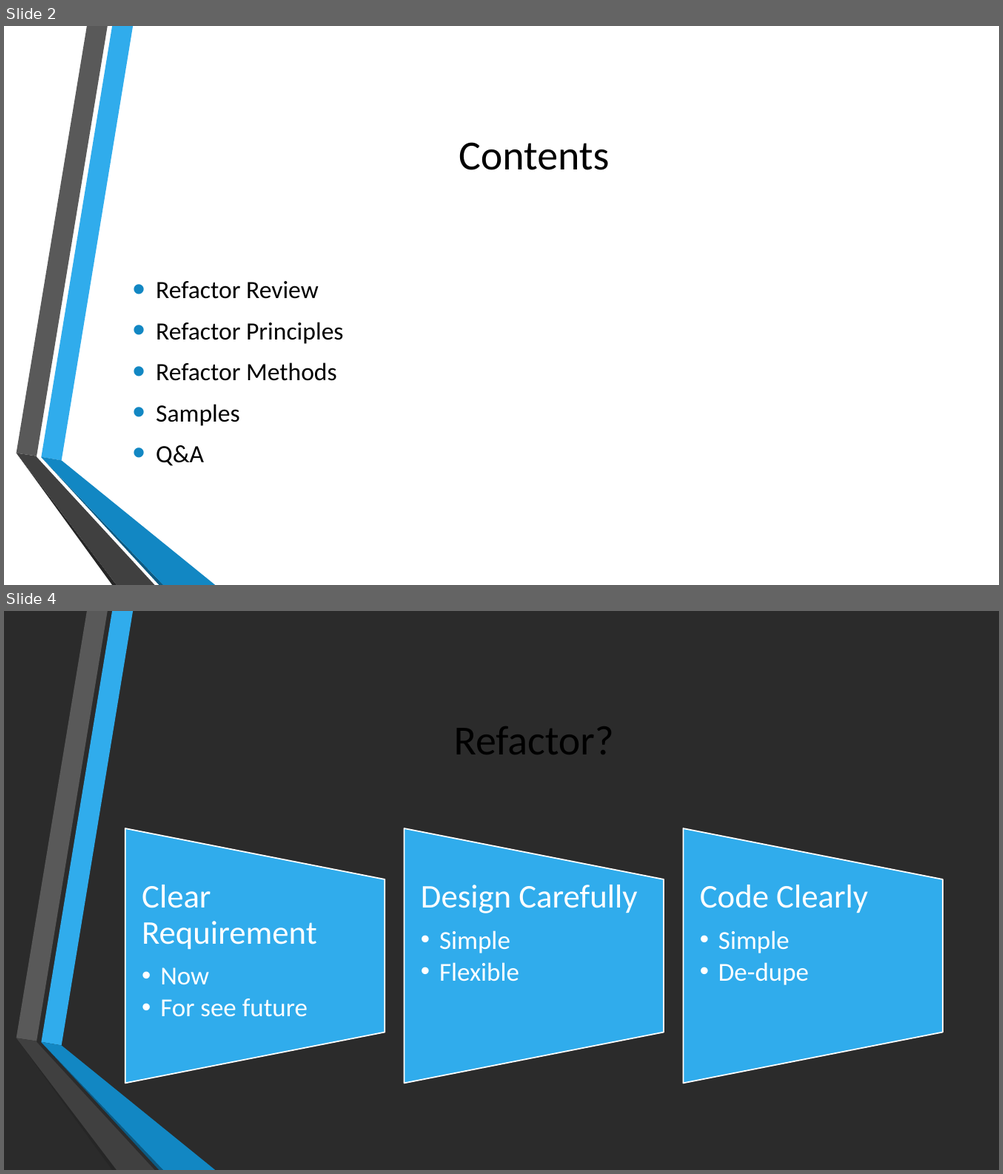
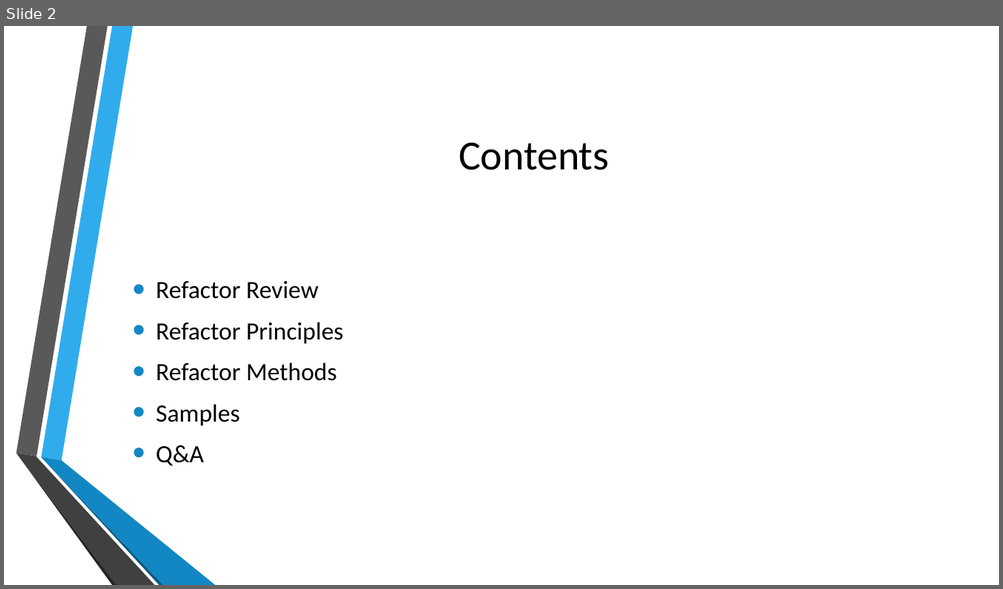
Before and after one commit to zhangyun/sharings, a slide deck: Refactoring - Java/Refactoring.pptx. Shown one above the other, each under a label of ours: slides 2 and 4 before the commit, slide 2 after it; the slides between them are not shown. The pictures are 1003x1174 and 1003x589 pixels, drawn with LibreOffice and Linux fonts; fonts in the diff are those of the drawing; background and template pictures are left out; a plain dark background stands for a picture behind light text. Boxes give left, top, right and bottom in pixels: in the first picture for what was removed or moved away, otherwise in the second. Text is boxed around its words. In the diff, an @@ line names an element or a change of style, - is before the commit and + after.

Commit message:
New version of refactoring - java

```diff
--- a/Refactoring - Java/Refactoring.pptx
+++ b/Refactoring - Java/Refactoring.pptx
@@ slide 4 removed at bbox=[4, 611, 999, 1170], background picture (left out); not listed: 6 template elements that a slide beside it also shows @@
@@ title removed at bbox=[454, 726, 614, 755] @@
-Refactor?
@@ group removed at bbox=[125, 829, 942, 1084]: 3 flow chart manual operations, 3 texts @@
-Clear Requirement
-  •• Now
-  •• For see future
-Design Carefully
-  •• Simple
-  •• Flexible
-Code Clearly
-  •• Simple
-  •• De-dupe
```
Also in this commit, not shown: 1 slide changed, 12 slides added, 1 other slide removed.
